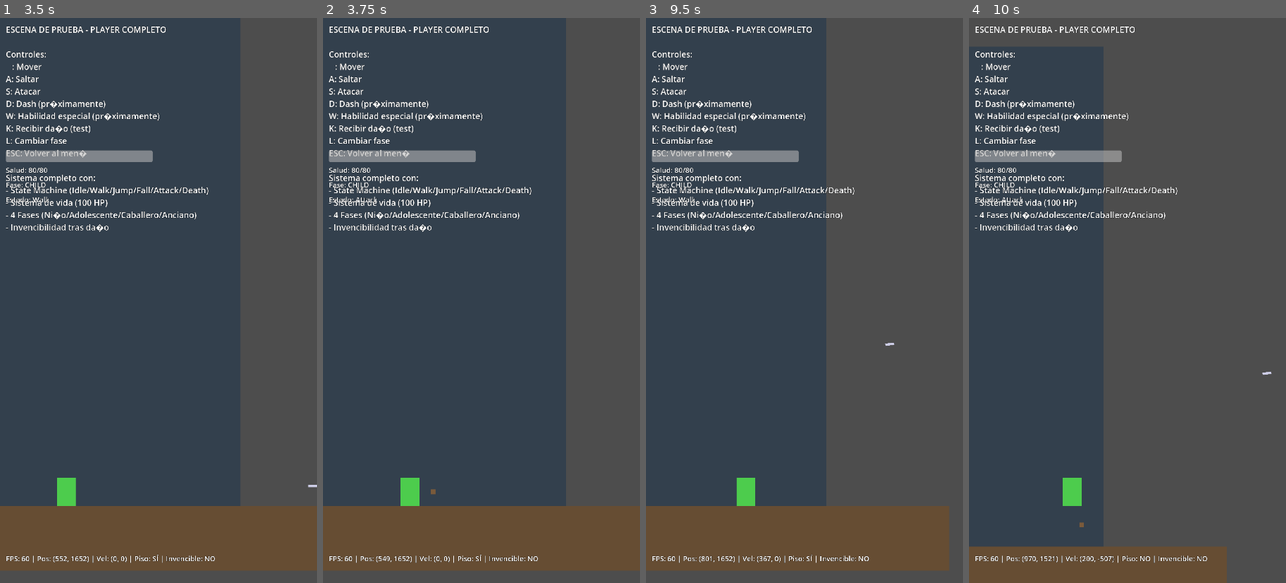
Above: before the commit, frames 1-4 (left to right).
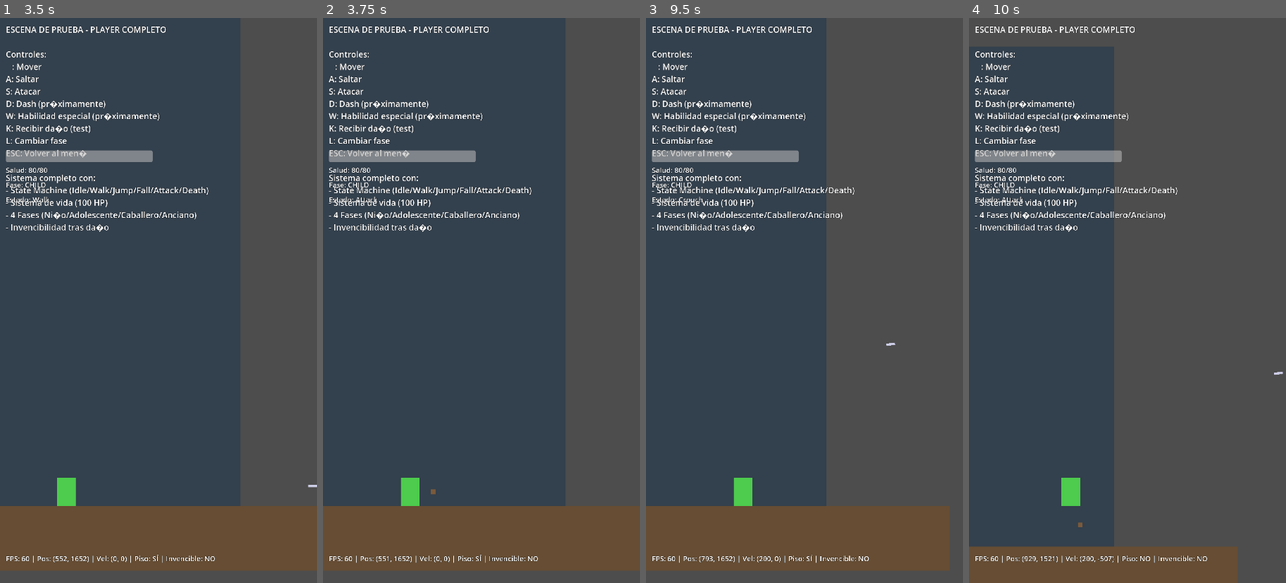
Above: after the commit, the same moments.

Repository: juanrafernandez/pilgrim
Game: Godot game, scene res://scenes/main/main_menu.tscn
Two runs of this game, one before a commit and one after it. Both use one fixed random seed, a clock stepped at 60 frames per second and the inputs below.
Inputs:
- Up to frame 1 (3.5 s): click "Nuevo Juego" at 0.5 s; tap Enter (ui_accept) at 1.25 s; hold Right (move_right) 1.28-2.78 s; tap S (attack) at 1.35, 3.05 s; tap A (jump) at 1.52, 2.27 s; tap W (special) at 1.55, 2.1 s; tap Down (crouch, bound only after the commit) at 2.3 s; hold Left (move_left) from 2.78 s (still down); hold Down (crouch, bound only after the commit) from 2.78 s (still down)
- Up to frame 2 (3.75 s): release Left (move_left) at 3.53 s; release Down (crouch, bound only after the commit) at 3.53 s; hold Right (move_right) from 3.53 s (still down); tap S (attack) at 3.6 s
- Up to frame 3 (9.5 s): tap A (jump) at 3.77, 4.52, 5.27, 6.77, 7.52, 8.27 s; tap W (special) at 3.8, 5.1, 6.05, 7.35, 8.3 s; hold Q (block) 4.28-5.03 s; tap Down (crouch, bound only after the commit) at 4.55, 6.8, 8.1 s; release Right (move_right) at 5.03 s; hold Left (move_left) 5.03-5.78 s; tap S (attack) at 5.3, 6.6, 7.55, 8.85 s; hold Right (move_right) 5.78-6.53 s; hold Down (crouch, bound only after the commit) 5.78-6.53 s; hold Left (move_left) 6.53-8.03 s; hold Right (move_right) from 8.03 s (still down); hold Down (crouch, bound only after the commit) from 8.78 s (still down)
- Up to frame 4 (10 s): keep holding Right (move_right); release Down (crouch, bound only after the commit) at 9.53 s; tap Q (block) at 9.6 s; tap A (jump) at 9.77 s; tap S (attack) at 9.8 s

Frame 1 is identical in both runs. In frame 2, less than 0.1% of the frame differs, in the area x 18-25%, y 81-97%; in frame 3, 0.2%; in frame 4, 3.1%, in the area x 18-100%, y 5-100%.

Commit message:
feat(player): add crouch mechanic and fix projectile damage
Player Improvements:
- Add crouch state with reduced collision height (60%) and movement speed (50%)
- Players can crouch with down arrow key while grounded
- Can move, attack, and throw projectiles while crouched
- Smooth transitions from Idle/Walk to Crouch and back

Projectile System Fixes:
- Fix collision mask from 2 to 4 to match enemy layer
- Add knockback to projectile hits (300 horizontal, -200 vertical)
- Add debug print for projectile hits

New Files:
- scripts/player/states/state_crouch.gd

Modified Files:
- scripts/projectiles/projectile.gd (collision fix + knockback)
- scripts/player/states/state_idle.gd (crouch transition)
- scripts/player/states/state_walk.gd (crouch transition)
- scenes/characters/player.tscn (Crouch state node)
- project.godot (crouch input mapping)

Technical Details:
- Crouch adjusts collision shape height and position dynamically
- Collision shape moves down when crouching to keep feet grounded
- State machine auto-discovers the new Crouch state
- Input mapped to down arrow (physical_keycode 4194322)

Closes user request: "debe poder agacharse, cuando lanza proyectiles o cuchillos, estos no hacen daño"

Diff:
--- a/project.godot
+++ b/project.godot
@@ -80,6 +80,11 @@
 "events": [Object(InputEventKey,"resource_local_to_scene":false,"resource_name":"","device":0,"window_id":0,"alt_presse …(189 unchanged characters)…
 ]
 }
+crouch={
+"deadzone": 0.5,
+"events": [Object(InputEventKey,"resource_local_to_scene":false,"resource_name":"","device":0,"window_id":0,"alt_pressed":false,"shift_pressed":false,"ctrl_pressed":false,"meta_pressed":false,"pressed":false,"keycode":0,"physical_keycode":4194322,"key_label":0,"unicode":0,"location":0,"echo":false,"script":null)
+]
+}
 
 [physics]
 
--- a/scenes/characters/player.tscn
+++ b/scenes/characters/player.tscn
@@ -10,6 +10,7 @@
 [ext_resource type="Script" path="res://scripts/player/states/state_death.gd" id="8_death"]
 [ext_resource type="Script" path="res://scripts/player/states/state_hurt.gd" id="9_hurt"]
 [ext_resource type="Script" path="res://scripts/player/states/state_block.gd" id="10_block"]
+[ext_resource type="Script" path="res://scripts/player/states/state_crouch.gd" id="11_crouch"]
 
 [sub_resource type="RectangleShape2D" id="RectangleShape2D_player"]
 size = Vector2(64, 96)
@@ -55,3 +56,6 @@
 
 [node name="Block" type="Node" parent="StateMachine"]
 script = ExtResource("10_block")
+
+[node name="Crouch" type="Node" parent="StateMachine"]
+script = ExtResource("11_crouch")
--- /dev/null
+++ b/scripts/player/states/state_crouch.gd
@@ -0,0 +1,105 @@
+extends PlayerState
+
+## Crouch State
+## Player is crouched, reducing collision height and movement speed
+
+# Crouch constants
+const CROUCH_SPEED_MULTIPLIER: float = 0.5  # 50% of normal speed
+const CROUCH_HEIGHT_SCALE: float = 0.6  # Reduce collision height to 60%
+
+var original_collision_height: float = 0.0
+
+
+func _state_init() -> void:
+	# Store original collision shape height
+	if player.collision_shape and player.collision_shape.shape is RectangleShape2D:
+		original_collision_height = player.collision_shape.shape.size.y
+
+
+func _state_enter() -> void:
+	# Reduce collision shape height
+	_set_collision_height(original_collision_height * CROUCH_HEIGHT_SCALE)
+
+	# Reduce horizontal velocity
+	player.velocity.x *= CROUCH_SPEED_MULTIPLIER
+
+
+func _state_exit() -> void:
+	# Restore original collision height
+	_set_collision_height(original_collision_height)
+
+
+func _state_physics_update(delta: float) -> void:
+	# Apply gravity
+	apply_gravity(delta)
+
+	# Apply horizontal movement at reduced speed
+	var crouch_speed = player.input_direction.x * CROUCH_SPEED_MULTIPLIER
+	if crouch_speed != 0:
+		player.velocity.x = move_toward(
+			player.velocity.x,
+			crouch_speed * player.SPEED,
+			player.ACCELERATION * delta
+		)
+		update_sprite_direction()
+	else:
+		# Apply friction when not moving
+		player.velocity.x = move_toward(player.velocity.x, 0, player.FRICTION * delta)
+
+	# Check transitions
+	check_transitions()
+
+
+func check_transitions() -> void:
+	# If throw projectile pressed
+	if Input.is_action_just_pressed("special"):
+		player.throw_projectile()
+
+	# If crouch released and not obstructed above, stand up
+	if not Input.is_action_pressed("crouch"):
+		# Check if there's space to stand up
+		if _can_stand_up():
+			# Return to appropriate state based on movement
+			if player.input_direction.x != 0:
+				state_machine.change_state("Walk")
+			else:
+				state_machine.change_state("Idle")
+		return
+
+	# If attack pressed, go to Attack (can attack while crouched)
+	if Input.is_action_just_pressed("attack") and not player.is_attacking:
+		state_machine.change_state("Attack")
+		return
+
+	# If in air, go to Fall
+	if not player.is_on_floor() and player.velocity.y > 0:
+		state_machine.change_state("Fall")
+		return
+
+	# If dead, go to Death
+	if player.is_dead:
+		state_machine.change_state("Death")
+		return
+
+
+func _set_collision_height(new_height: float) -> void:
+	"""Adjust collision shape height and position"""
+	if player.collision_shape and player.collision_shape.shape is RectangleShape2D:
+		var shape = player.collision_shape.shape as RectangleShape2D
+		var old_height = shape.size.y
+		var height_diff = old_height - new_height
+
+		# Update shape size
+		shape.size.y = new_height
+
+		# Adjust position to keep feet at same level
+		# Move collision shape down when crouching, up when standing
+		player.collision_shape.position.y += height_diff / 2.0
+
+
+func _can_stand_up() -> bool:
+	"""Check if there's space above to stand up"""
+	# Simple check: use a raycast or area check
+	# For now, always allow standing (can be improved with actual collision check)
+	# TODO: Add proper headroom check with raycast
+	return true
--- a/scripts/player/states/state_idle.gd
+++ b/scripts/player/states/state_idle.gd
@@ -29,6 +29,11 @@
 	if Input.is_action_just_pressed("special"):
 		player.throw_projectile()
 
+	# If crouch pressed, go to Crouch
+	if Input.is_action_pressed("crouch") and player.is_on_floor():
+		state_machine.change_state("Crouch")
+		return
+
 	# If moving, go to Walk
 	if player.input_direction.x != 0:
 		state_machine.change_state("Walk")
--- a/scripts/player/states/state_walk.gd
+++ b/scripts/player/states/state_walk.gd
@@ -28,6 +28,11 @@
 	if Input.is_action_just_pressed("special"):
 		player.throw_projectile()
 
+	# If crouch pressed, go to Crouch
+	if Input.is_action_pressed("crouch") and player.is_on_floor():
+		state_machine.change_state("Crouch")
+		return
+
 	# If stopped moving, go to Idle
 	if player.input_direction.x == 0:
 		state_machine.change_state("Idle")
--- a/scripts/projectiles/projectile.gd
+++ b/scripts/projectiles/projectile.gd
@@ -26,9 +26,11 @@
 
 
 func _ready() -> void:
-	# Set collision layers (projectiles on layer 3)
-	collision_layer = 4  # Layer 3 (2^2 = 4)
-	collision_mask = 2   # Collide with enemies (layer 2)
+	# Set collision layers
+	# Projectiles are on layer 3 (collision_layer = 4 = 2^2)
+	# Projectiles collide with enemies on layer 3 (collision_mask = 4 = 2^2)
+	collision_layer = 4  # Layer 3 (projectile layer)
+	collision_mask = 4   # Collide with enemies (layer 3)
 
 	# Connect to body entered
 	body_entered.connect(_on_body_entered)
@@ -68,9 +70,14 @@
 func _on_body_entered(body: Node2D) -> void:
 	"""Handle collision with bodies (enemies, ground)"""
 	if body is Enemy:
-		# Deal damage to enemy
-		body.take_damage(damage)
+		# Calculate knockback direction (away from projectile)
+		var knockback_dir = sign(velocity.x)
+		var knockback = Vector2(knockback_dir * 300, -200)
+
+		# Deal damage to enemy with knockback
+		body.take_damage(damage, knockback)
 		hit_enemy.emit(body)
+		print("Projectile hit %s for %d damage!" % [body.name, damage])
 		_destroy()
 	elif body is TileMap or body is StaticBody2D:
 		# Hit terrain
Not shown: 1 places in scenes/characters/player.tscn that only renumber resources
